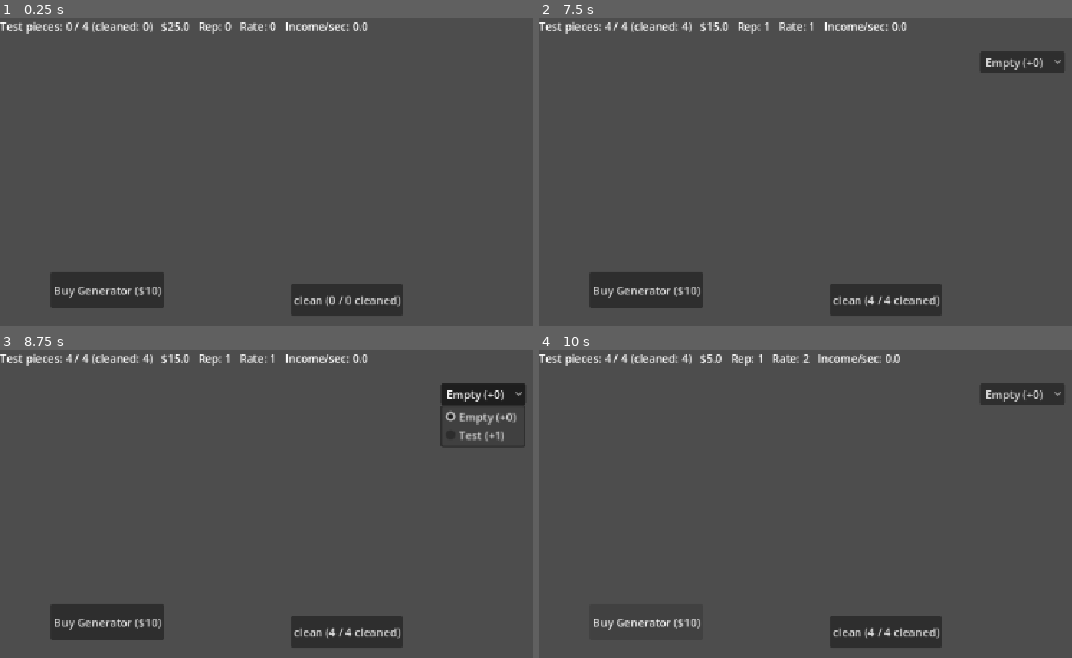
Above: before the commit, frames 1-4 (two rows, left to right).
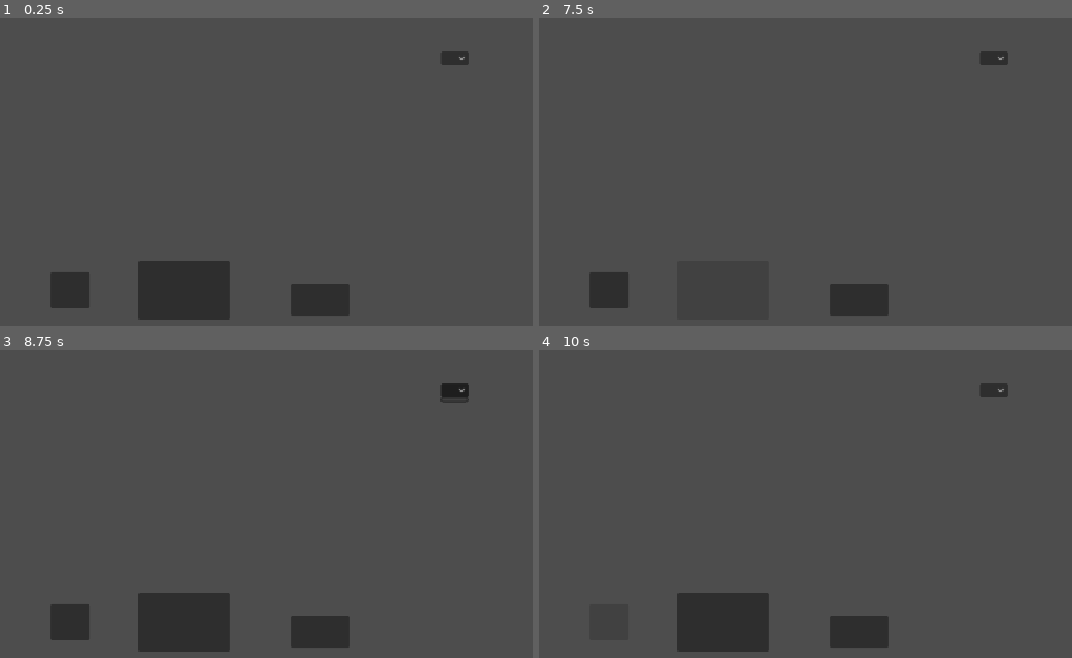
Above: after the commit, the same moments.

Repository: zsansone54/museum-game
Game: Godot game, scene res://Main.tscn
Two runs of this game, one before a commit and one after it. Both use one fixed random seed, a clock stepped at 60 frames per second and the inputs below.
Inputs (mouse positions are in pixels of both pictures, inside the frame that each line leads up to; where the layout moved, square brackets give the same spot in the first picture):
- Up to frame 1 (0.25 s): no input
- Up to frame 2 (7.5 s): click (858, 301) [885, 301] at 0.5 s; click (608, 289) [645, 289] at 1.25 s; click (725, 289) at 2.02 s; click (858, 301) [885, 301] at 2.75 s; click (858, 301) [885, 301] at 3.5 s; click (858, 301) [885, 301] at 4.25 s; click (858, 301) [885, 301] at 5 s; click (858, 301) [885, 301] at 5.75 s; click (858, 301) [885, 301] at 6.5 s; click (725, 289) at 7.25 s
- Up to frame 3 (8.75 s): click (453, 390) [485, 393] at 8 s
- Up to frame 4 (10 s): click (858, 633) [885, 633] at 8.75 s; click (608, 621) [645, 621] at 9.5 s

The runs differ from the first frame. In frame 1, 6.3% of the frame differs, in the area x 0-88%, y 1-99%; in frame 2, 4.1%; in frame 3, 7.5%, in the area x 0-99%, y 1-99%; in frame 4, 6.0%.
Error after the commit: Invalid access to property or key 'generator_rate' on a base object of type 'Dictionary'. (res://GameState.gd:15)

Commit message:
gamedata init state

Diff:
--- a/game/GameData.gd
+++ b/game/GameData.gd
@@ -1,22 +1,156 @@
 extends Node
 
-static func build_zones() -> Array:
+static func data() -> Array:
 	return [
 		{
-			"name": "Zone 1",
-			"generator_rate": 0.0,
-			"generator_cost": 10.0,
-			"piece_bank": 0.0,
-			"artifacts": [
+			"starting_funds" = 25,
+			"starting_rep" = 0,
+			"total_artifacts" = 6
+		},
+		{
+			"id" : 0,
+			"name" : "Tool 1",
+			"cost" : 300,
+			"unlock_required_rep" : 75
+		},
 				{
-					"name": "Test",
-					"total_pieces": 4,
-					"filled_pieces": 0,
-					"cleaned_pieces": 0,
-					"income": 1,
-					"finished": false,
-					"on_display": false,
+			"id" : 1,
+			"name" : "Tool 2",
+			"cost" : 300,
+			"unlock_required_rep" : 325
+		},
+		{
+			"id" : 0,
+			"name" : "Zone 1",
+			"unlock_required_rep" : 0,
+			"attempt_duration" : 10,
+			"success_chance" : 0.35,
+			"failure_reward" : 5,
+			"artifact_ids" : [0,1,2],
+			"artifacts" : [
+				{
+					"id" : 0,
+					"name" : "Zone 1 art 1",
+					"area_id" : 0,
+					"total_fragments" : 4,
+					"required_tool" : [false, false],
+					"rep_reward" : 10,
+					"uncleaned_fragment_funds" : 5,
+					"cleaned_framgent_funds" : 15,
+					"completed_funds" : 100,
+					"multiplier" : 1
 				},
+				{
+					"id" : 1,
+					"name" : "Zone 1 art 2",
+					"area_id" : 0,
+					"total_fragments" : 4,
+					"required_tool" : [false, false],
+					"rep_reward" : 25,
+					"uncleaned_fragment_funds" : 20,
+					"cleaned_framgent_funds" : 50,
+					"completed_funds" : 1000,
+					"multiplier" : 0.8
+				},
+				{
+					"id" : 2,
+					"name" : "Zone 1 art 3",
+					"area_id" : 0,
+					"total_fragments" : 4,
+					"required_tool" : [true, false],
+					"rep_reward" : 100,
+					"uncleaned_fragment_funds" : 50,
+					"cleaned_framgent_funds" : 100,
+					"completed_funds" : 5000,
+					"multiplier" : 0.5
+				},
+			],
+			"upgrades" : [
+				{
+					"speed" : [
+						{
+							"name" : "speed",
+							"max_level" : 10,
+							"time_dec_per_level" : 2,
+							"base_cost" : 10,
+						}
+					],
+					"chance" : [
+						{
+							"name" : "chance",
+							"max_level" : 10,
+							"chance_inc_per_level" : 0.05,
+							"base_cost" : 10,
+						}
+					]
+				}
+			]
+		},
+		{
+			"id" : 0,
+			"name" : "Zone 2",
+			"unlock_required_rep" : 35,
+			"attempt_duration" : 20,
+			"success_chance" : 0.15,
+			"failure_reward" : 20,
+			"artifact_ids" : [3,4,5],
+			"artifacts" : [
+				{
+					"id" : 3,
+					"name" : "Zone 2 art 1",
+					"area_id" : 1,
+					"total_fragments" : 4,
+					"required_tool" : [false, false],
+					"rep_reward" : 40,
+					"uncleaned_fragment_funds" : 35,
+					"cleaned_framgent_funds" : 70,
+					"completed_funds" : 2500,
+					"multiplier" : 1
+				},
+				{
+					"id" : 4,
+					"name" : "Zone 2 art 2",
+					"area_id" : 1,
+					"total_fragments" : 4,
+					"required_tool" : [true, false],
+					"rep_reward" : 150,
+					"uncleaned_fragment_funds" : 20,
+					"cleaned_framgent_funds" : 50,
+					"completed_funds" : 1000,
+					"multiplier" : 0.8
+				},
+				{
+					"id" : 5,
+					"name" : "Zone 2 art 3",
+					"area_id" : 1,
+					"total_fragments" : 4,
+					"required_tool" : [true, true],
+					"rep_reward" : 300,
+					"uncleaned_fragment_funds" : 150,
+					"cleaned_framgent_funds" : 300,
+					"completed_funds" : 10000,
+					"multiplier" : 0.5
+				},
+			],
+			"upgrades" : [
+				{
+					"speed" : [
+						{
+							"name" : "speed",
+							"max_level" : 10,
+							"time_dec_per_level" : 2,
+							"base_cost" : 10,
+						}
+					],
+					"chance" : [
+						{
+							"name" : "chance",
+							"max_level" : 10,
+							"chance_inc_per_level" : 0.05,
+							"base_cost" : 10,
+						}
+					]
+				}
 			]
 		},
 	]
--- a/game/GameManager.gd
+++ b/game/GameState.gd
@@ -8,7 +8,7 @@
 
 
 func _ready() -> void:
-	zones = GameData.build_zones()
+	zones = GameData.data()
 
 func _process(delta: float) -> void:
 	for zone in zones:
Renamed: game/GameManager.gd.uid -> game/GameState.gd.uid
